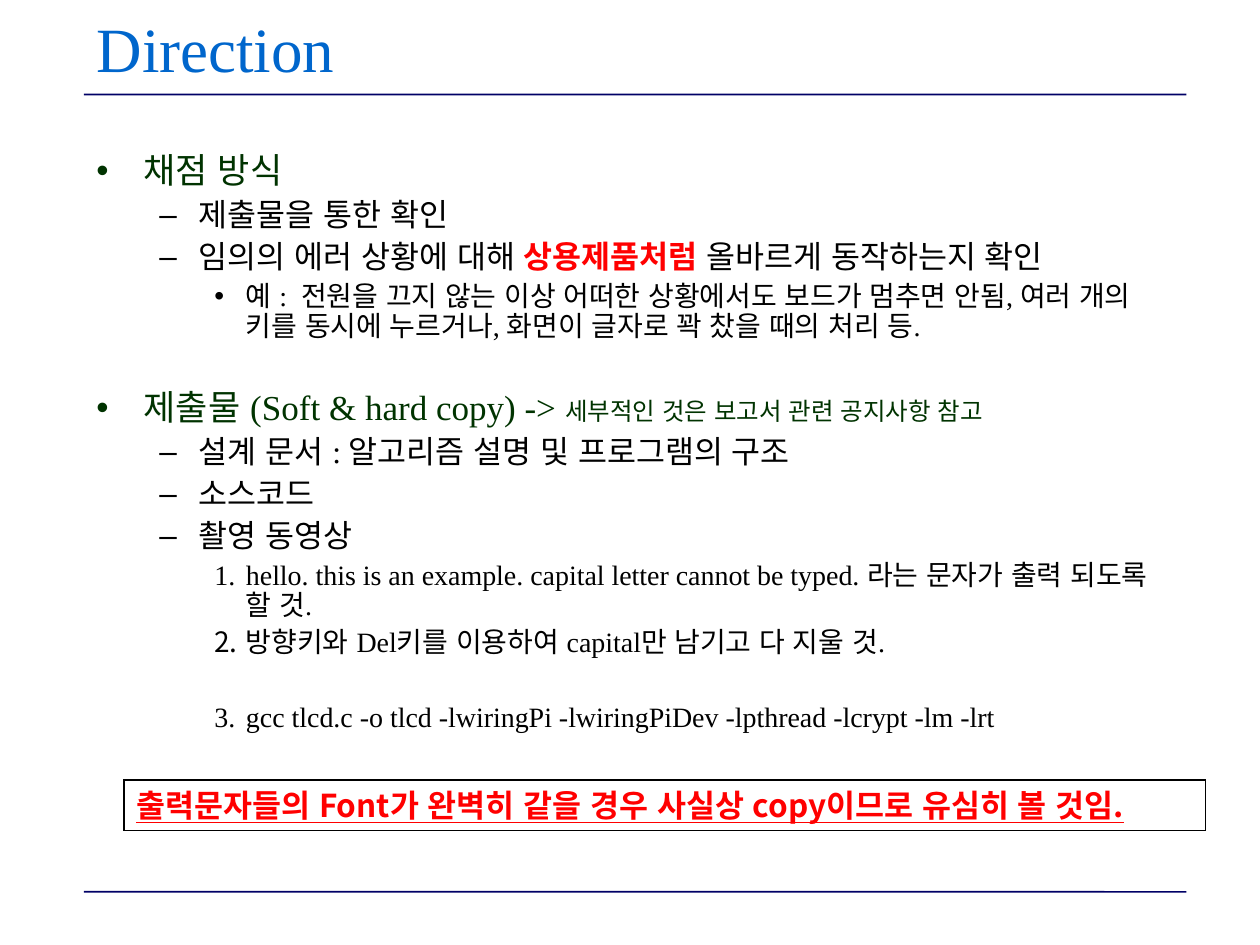
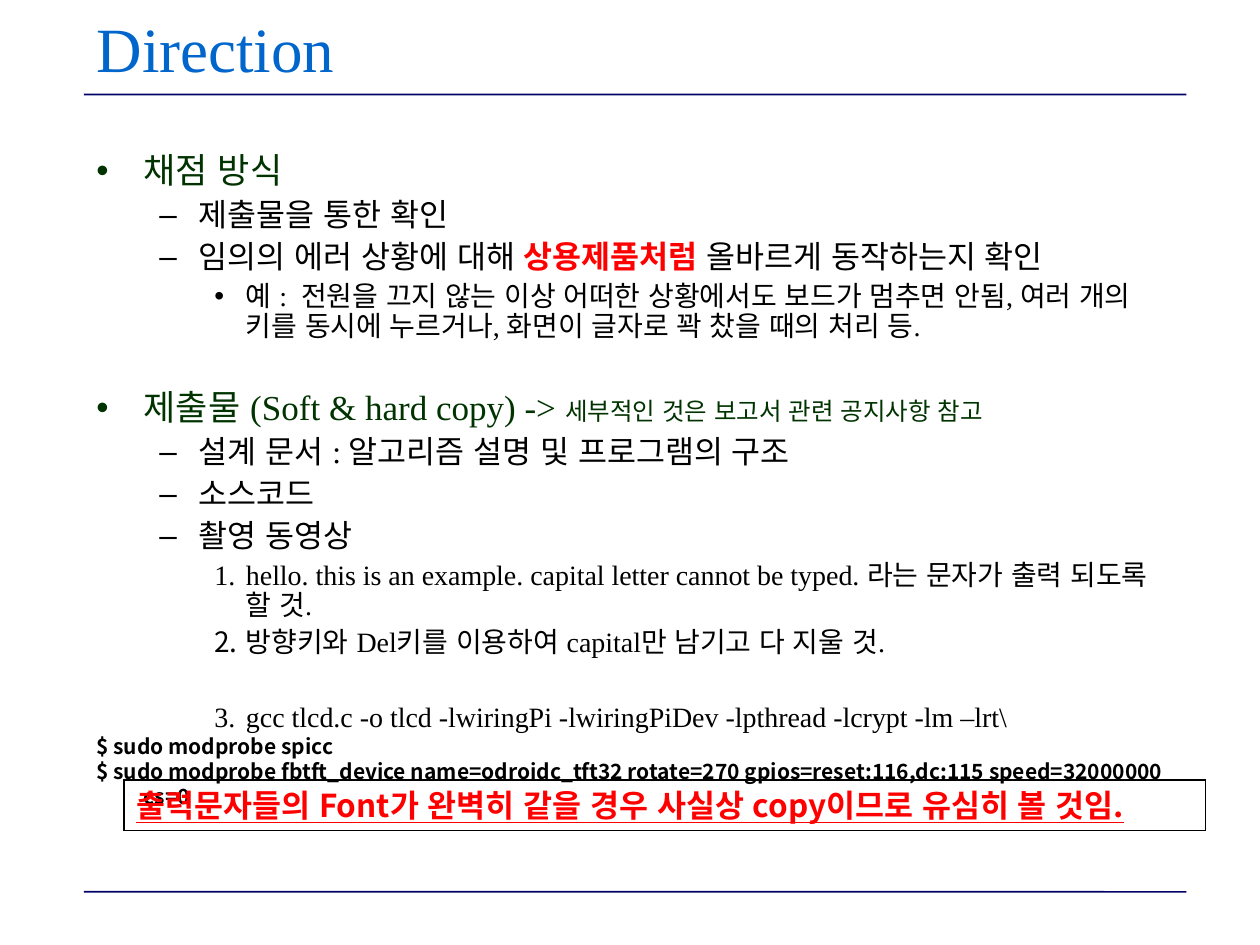
Before and after one commit to EEDK/2020-1-INUCS-ES, a slide deck: slide 5 of TLCDLab/06-3 TFT LCD lab.ppt. Drawn at 1260x945 pixels with LibreOffice and Linux fonts; fonts in the diff are those of the drawing. Boxes give left, top, right and bottom in pixels: in the first picture for what was removed or moved away, otherwise in the second. Text is boxed around its words. In the diff, an @@ line names an element or a change of style, - is before the commit and + after.

```diff
--- a/TLCDLab/06-3 TFT LCD lab.ppt
+++ b/TLCDLab/06-3 TFT LCD lab.ppt
@@ text at [113, 707, 1162, 809]: text changed; size 16 to 12 pt; font Times New Roman to Noto Sans CJK KR; bold on @@
-    3. gcc tlcd.c -o tlcd -lwiringPi -lwiringPiDev -lpthread -lcrypt -lm -lrt
+    3. gcc tlcd.c -o tlcd -lwiringPi -lwiringPiDev -lpthread -lcrypt -lm –lrt\
+$ sudo modprobe spicc
+$ sudo modprobe fbtft_device name=odroidc_tft32 rotate=270 gpios=reset:116,dc:115 speed=32000000 cs=0
```
Also in this commit, not shown: 1 other file.
